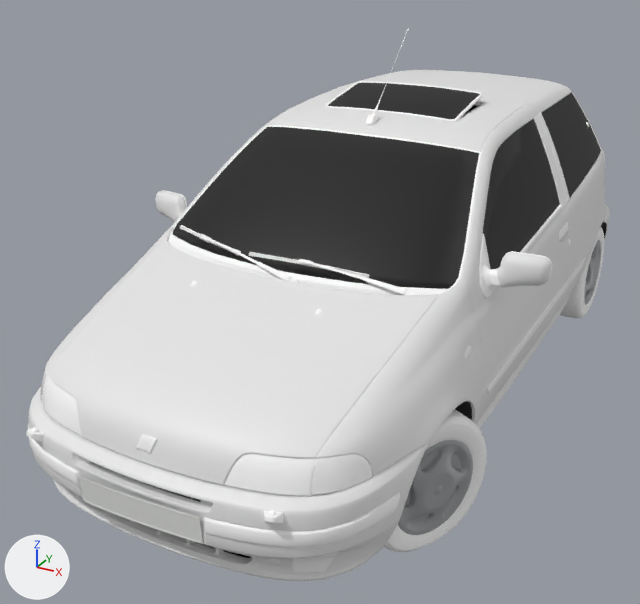
Two versions of the glTF model assets/car3.glb, one commit apart.
Camera for both pictures: a camera (50 mm lens) standing at (4.26, -9.25, 5.57) and looking at (-0.44, -0.7, 1.3). The axes (+X, +Y, +Z) are drawn at lower left. The lights are the same throughout.

In view in the first picture: 'Punto_GT'.
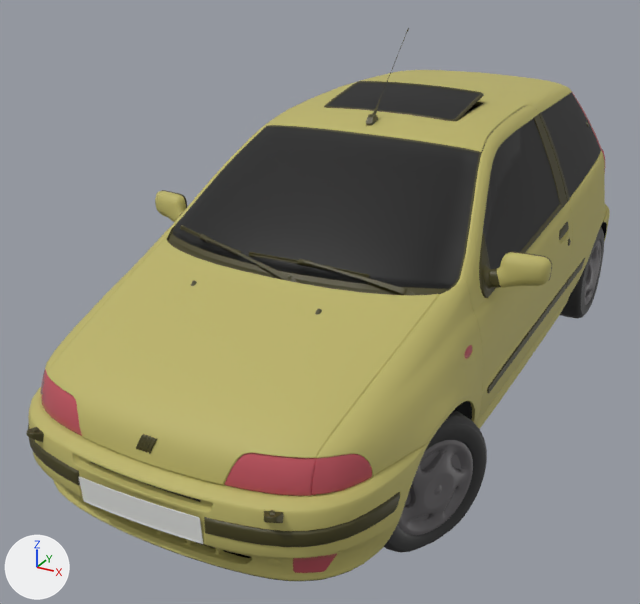
The newer file is also rescaled (x0.805), turned or shifted as a whole; pictures and numbers use the older file's frame.

Location of each change, (x1, y1, x2, y2) in pixels of the pictures (640 x 604 px):
'Punto_GT', recoloured, surface changed (white to yellow)
    both: (26, 28, 610, 581)

The change, as a list of edits to the scene's bpy script:
```text
Change mat_gt_tire:
    add n3 = _N.new('ShaderNodeMix'); n3.name = 'Mix'
    add n3.data_type = 'RGBA'
    add n3.blend_type = 'MULTIPLY'
    add n3.inputs[0].default_value = 1.0  # 'Factor'
    add n3.inputs[7].default_value = (0.0272, 0.0272, 0.0272, 1.0)  # 'B', black #2e2e2e
    where n2 = _N.new('ShaderNodeVertexColor'); n2.name = 'Color Attribute'
    where n0 = _N.new('ShaderNodeBsdfPrincipled'); n0.name = 'Principled BSDF'
    remove _L.new(n2.outputs[0], n0.inputs[0])  # 'Color' to 'Base Color'
    add _L.new(n3.outputs[2], n0.inputs[0])  # 'Result' to 'Base Color'
    add _L.new(n2.outputs[0], n3.inputs[6])  # 'Color' to 'A'
Change mat_gt_rim:
    where n2 = _N.new('ShaderNodeMix'); n2.name = 'Mix'
    n2.inputs[7].default_value: (0.336, 0.348, 0.359, 1.0) -> (0.133, 0.125, 0.131, 1.0)  # 'B', grey #9d9fa2 -> 'B', dark grey #666365
Change mat_gt_lights:
    add n3 = _N.new('ShaderNodeMix'); n3.name = 'Mix'
    add n3.data_type = 'RGBA'
    add n3.blend_type = 'MULTIPLY'
    add n3.inputs[0].default_value = 1.0  # 'Factor'
    add n3.inputs[7].default_value = (0.5, 0.0842, 0.109, 1.0)  # 'B', red #bc525d
    where n2 = _N.new('ShaderNodeVertexColor'); n2.name = 'Color Attribute'
    where n0 = _N.new('ShaderNodeBsdfPrincipled'); n0.name = 'Principled BSDF'
    remove _L.new(n2.outputs[0], n0.inputs[0])  # 'Color' to 'Base Color'
    add _L.new(n3.outputs[2], n0.inputs[0])  # 'Result' to 'Base Color'
    add _L.new(n2.outputs[0], n3.inputs[6])  # 'Color' to 'A'
Change mat_gt_body:
    where n2 = _N.new('ShaderNodeMix'); n2.name = 'Mix'
    n2.inputs[7].default_value: (0.8, 0.8, 0.8, 1.0) -> (0.5, 0.453, 0.139, 1.0)  # 'B', white #e7e7e7 -> 'B', yellow #bcb368
Change mat_gt_details:
    add n3 = _N.new('ShaderNodeMix'); n3.name = 'Mix'
    add n3.data_type = 'RGBA'
    add n3.blend_type = 'MULTIPLY'
    add n3.inputs[0].default_value = 1.0  # 'Factor'
    add n3.inputs[7].default_value = (0.055, 0.048, 0.0089, 1.0)  # 'B', dark yellow #423e18
    where n2 = _N.new('ShaderNodeVertexColor'); n2.name = 'Color Attribute'
    where n0 = _N.new('ShaderNodeBsdfPrincipled'); n0.name = 'Principled BSDF'
    remove _L.new(n2.outputs[0], n0.inputs[0])  # 'Color' to 'Base Color'
    add _L.new(n3.outputs[2], n0.inputs[0])  # 'Result' to 'Base Color'
    add _L.new(n2.outputs[0], n3.inputs[6])  # 'Color' to 'A'
```
